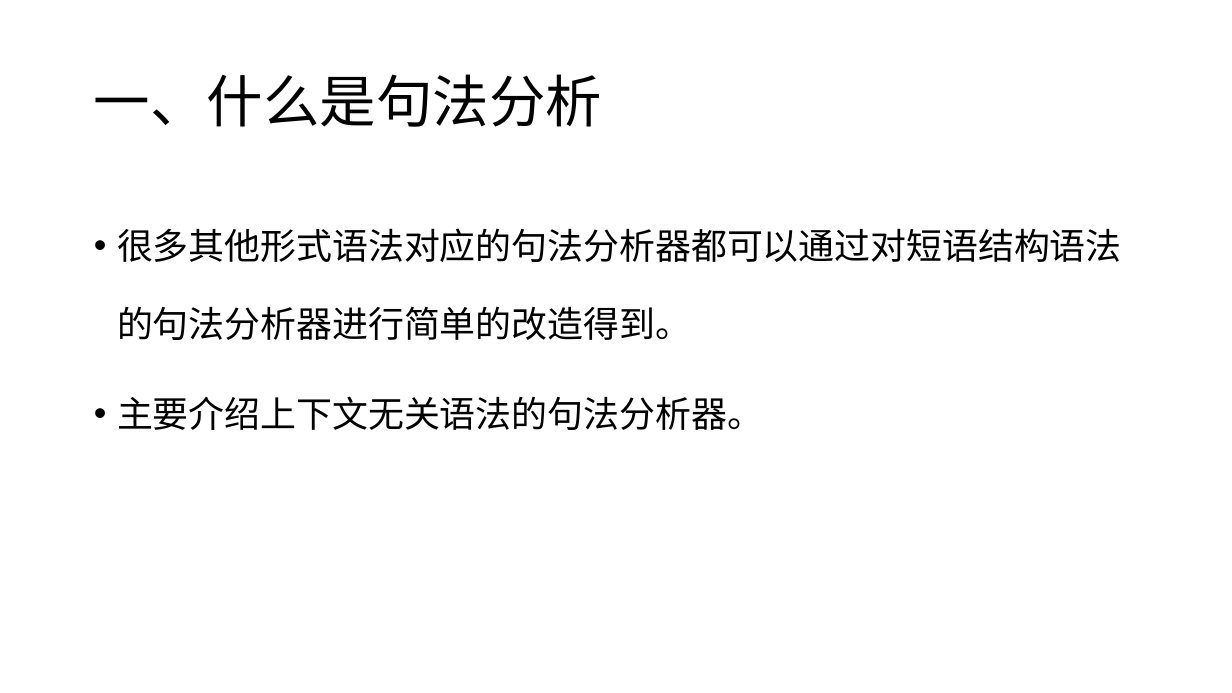
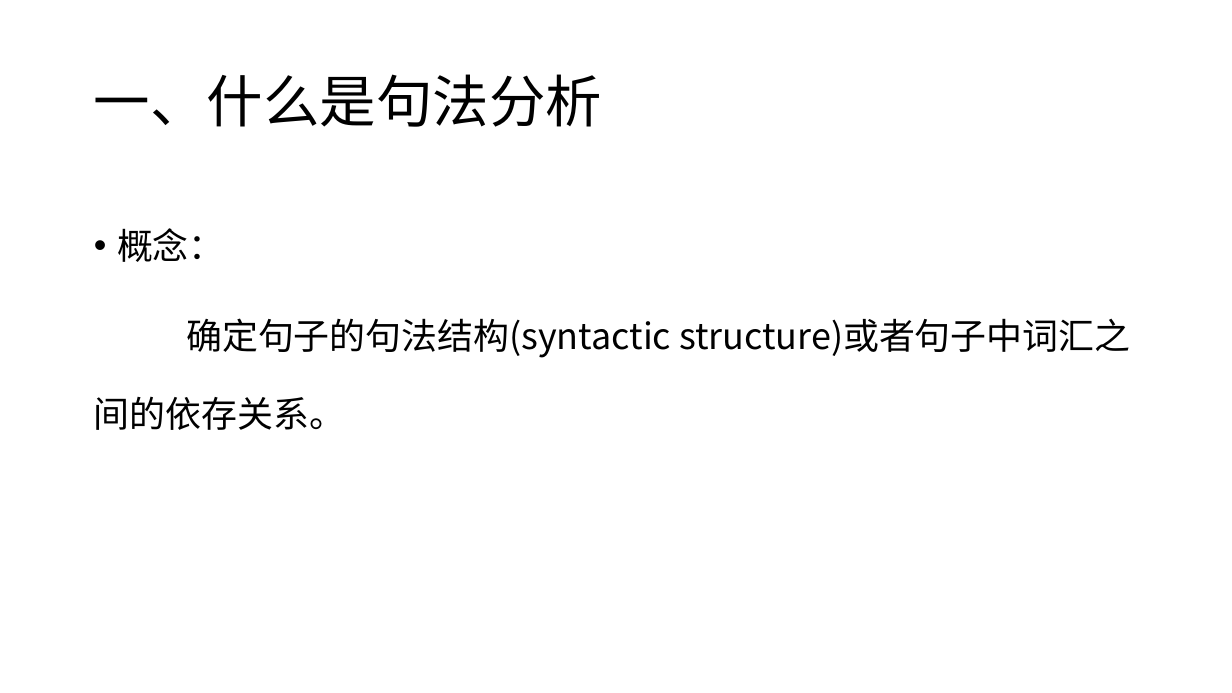
Before and after one commit to charlesXu86/Chatbot_CN, a slide deck: slide 6 of Chatbot_Doc/课程/NLP-6-句法分析.pptx. Drawn at 1232x693 pixels with LibreOffice and Linux fonts; fonts in the diff are those of the drawing. Boxes give left, top, right and bottom in pixels: in the first picture for what was removed or moved away, otherwise in the second. Text is boxed around its words. In the diff, an @@ line names an element or a change of style, - is before the commit and + after.

Commit message:
句法分析

```diff
--- a/Chatbot_Doc/课程/NLP-6-句法分析.pptx
+++ b/Chatbot_Doc/课程/NLP-6-句法分析.pptx
@@ text at [94, 228, 1130, 430]: text changed @@
-• 很多其他形式语法对应的句法分析器都可以通过对短语结构语法的句法分析器进行简单的改造得到。
-• 主要介绍上下文无关语法的句法分析器。
+• 概念：
+确定句子的句法结构(syntactic structure)或者句子中词汇之间的依存关系。
```
Also in this commit, not shown: 12 other slides changed, 8 slides added.
